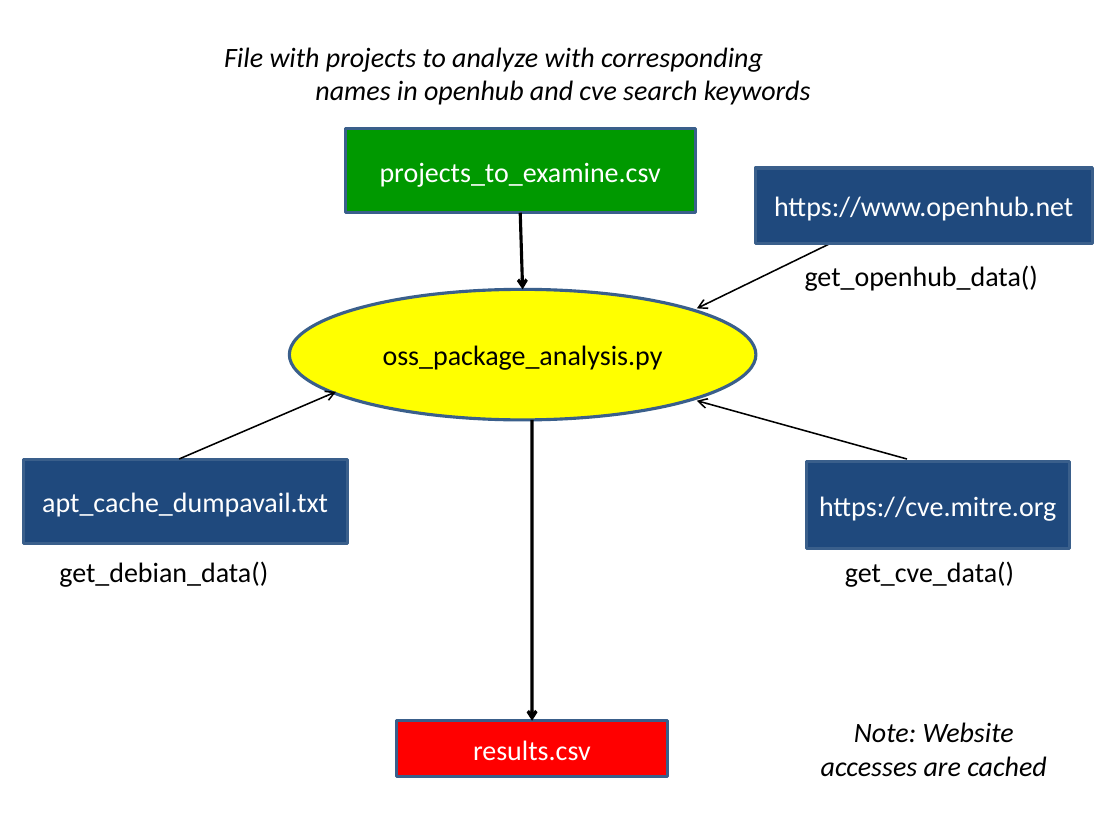
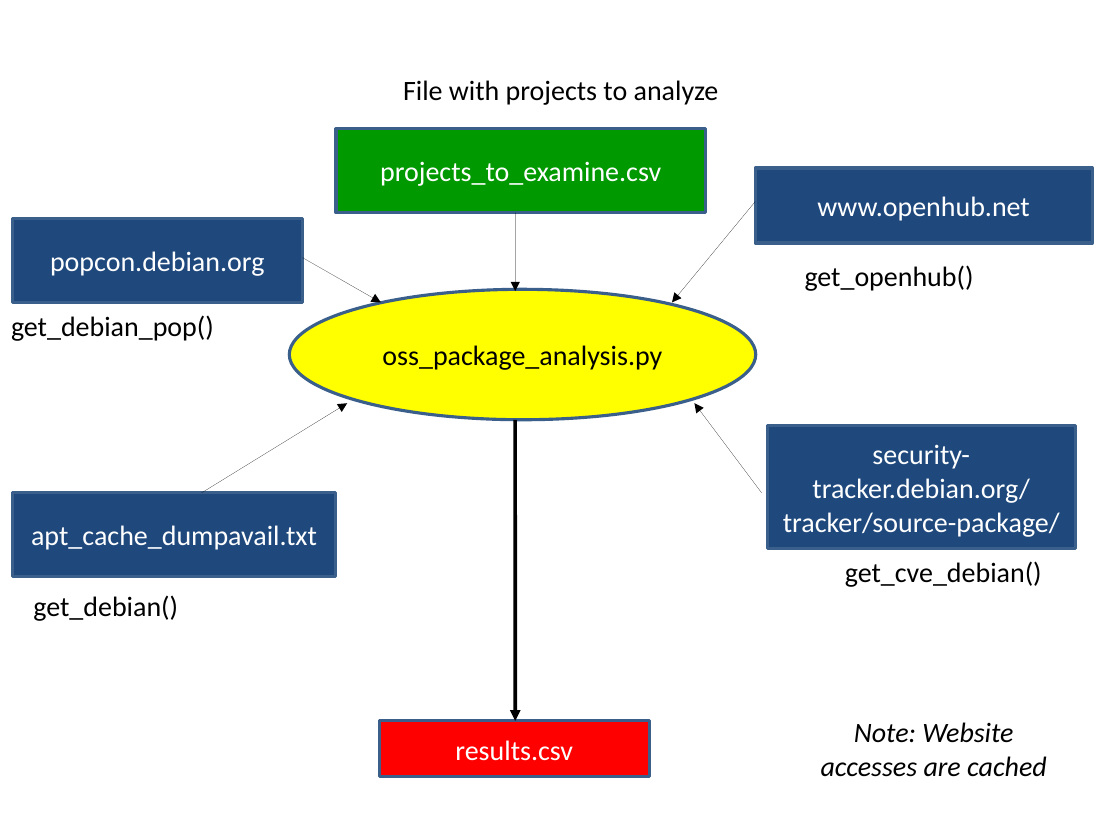
Before and after one commit to ossf/census, a slide deck: slide 1 of dataflow-analysis.pptx. Drawn at 1120x840 pixels with LibreOffice and Linux fonts; fonts in the diff are those of the drawing. Boxes give left, top, right and bottom in pixels: in the first picture for what was removed or moved away, otherwise in the second. Text is boxed around its words. In the diff, an @@ line names an element or a change of style, - is before the commit and + after.

Commit message:
Updated to reflect current dataflow

```diff
--- a/dataflow-analysis.pptx
+++ b/dataflow-analysis.pptx
@@ text at (403, 80, 719, 105): text changed; italic off @@
-File with projects to analyze with corresponding
-names in openhub and cve search keywords
+File with projects to analyze
@@ rectangle "projects_to_examine.csv": place and size @@
-rectangle "projects_to_examine.csv" at (345, 129, 694, 213)
+rectangle "projects_to_examine.csv" at (336, 129, 706, 213)
@@ arrow added from (755, 202) to (672, 302), #000000 0.75 pt @@
@@ arrow removed from (924, 198) to (697, 308) @@
@@ text in rectangle at (817, 196, 1029, 221): text changed @@
-https://www.openhub.net
+www.openhub.net
@@ rectangle added at (12, 218, 302, 302), fill #1F497D, outline #3A5F8B 2.01 pt, 18 pt, text #FFFFFF @@
+popcon.debian.org
@@ arrow moved from (520, 213) - (523, 289) to (515, 213) - (515, 291) @@
@@ arrow (515, 213) - (515, 291): stroke #000000 2 pt to #000000 0.75 pt; arrowheads changed @@
@@ arrow added from (302, 258) to (381, 302), #000000 0.75 pt @@
@@ text at (805, 265, 974, 291): text changed @@
-get_openhub_data()
+get_openhub()
@@ text added at (11, 315, 214, 341), 18 pt, text #000000 @@
+get_debian_pop()
@@ arrow moved from (179, 459) - (336, 392) to (202, 493) - (347, 403) @@
@@ arrow (202, 493) - (347, 403): stroke #000000 0.99 pt to #000000 0.75 pt; arrowheads changed @@
@@ arrow added from (762, 493) to (694, 403), #000000 0.75 pt @@
@@ arrow removed from (907, 459) to (697, 401) @@
@@ arrow moved from (532, 420) - (532, 721) to (515, 420) - (515, 721) @@
@@ arrow (515, 420) - (515, 721): stroke #000000 2.01 pt to #000000 2.3 pt; arrowheads changed @@
@@ rectangle added at (767, 426, 1075, 549), fill #1F497D, outline #3A5F8B 2.01 pt, 18 pt, text #FFFFFF @@
+security-tracker.debian.org/tracker/source-package/
@@ rectangle removed at (806, 461, 1070, 549) @@
-https://cve.mitre.org
@@ rectangle "apt_cache_dumpavail.txt": place and size @@
-rectangle "apt_cache_dumpavail.txt" at (24, 459, 347, 543)
+rectangle "apt_cache_dumpavail.txt" at (12, 493, 336, 577)
@@ text at (845, 561, 1042, 587): text changed @@
-get_cve_data()
+get_cve_debian()
@@ text at (33, 595, 178, 621): text changed @@
-get_debian_data()
+get_debian()
@@ rectangle "results.csv": place and size @@
-rectangle "results.csv" at (396, 721, 668, 777)
+rectangle "results.csv" at (380, 721, 650, 777)
```
